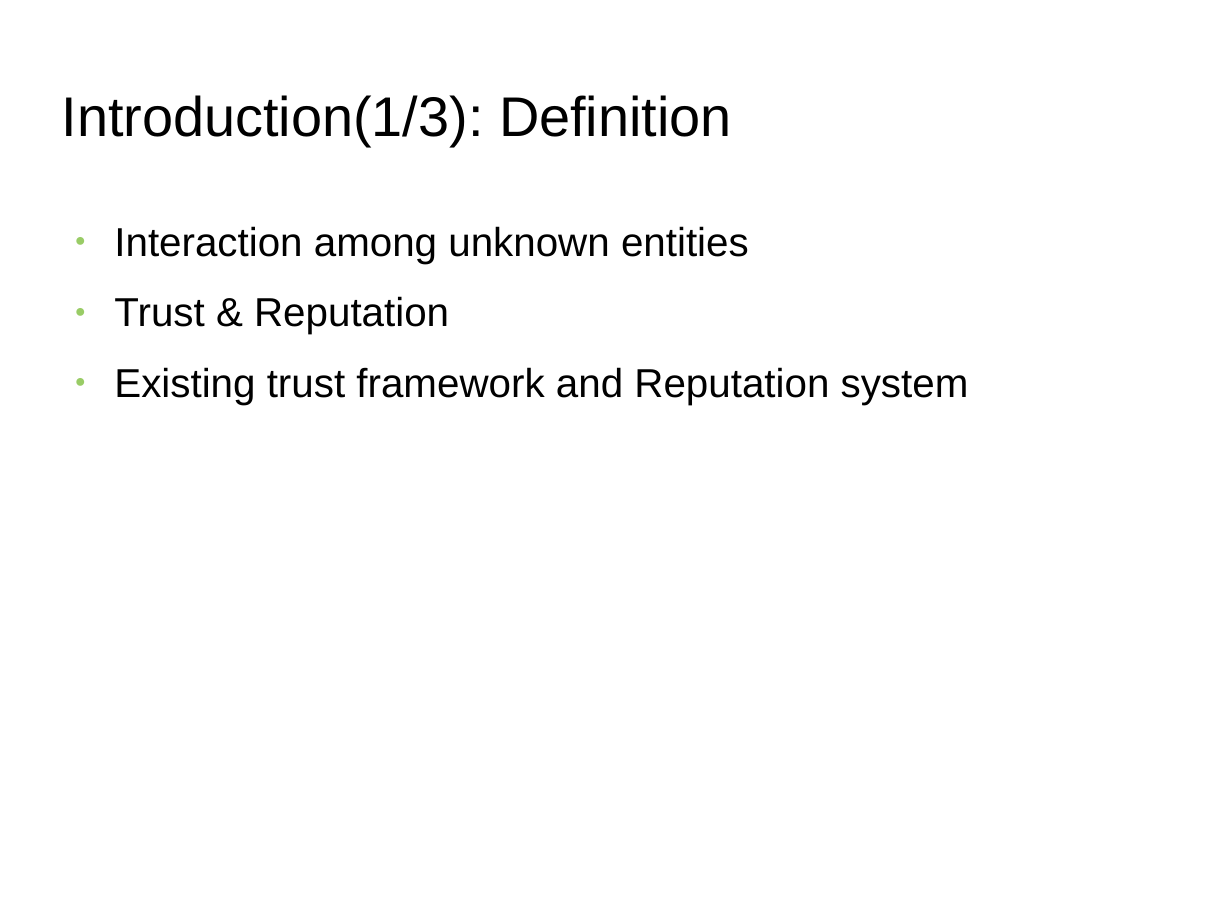
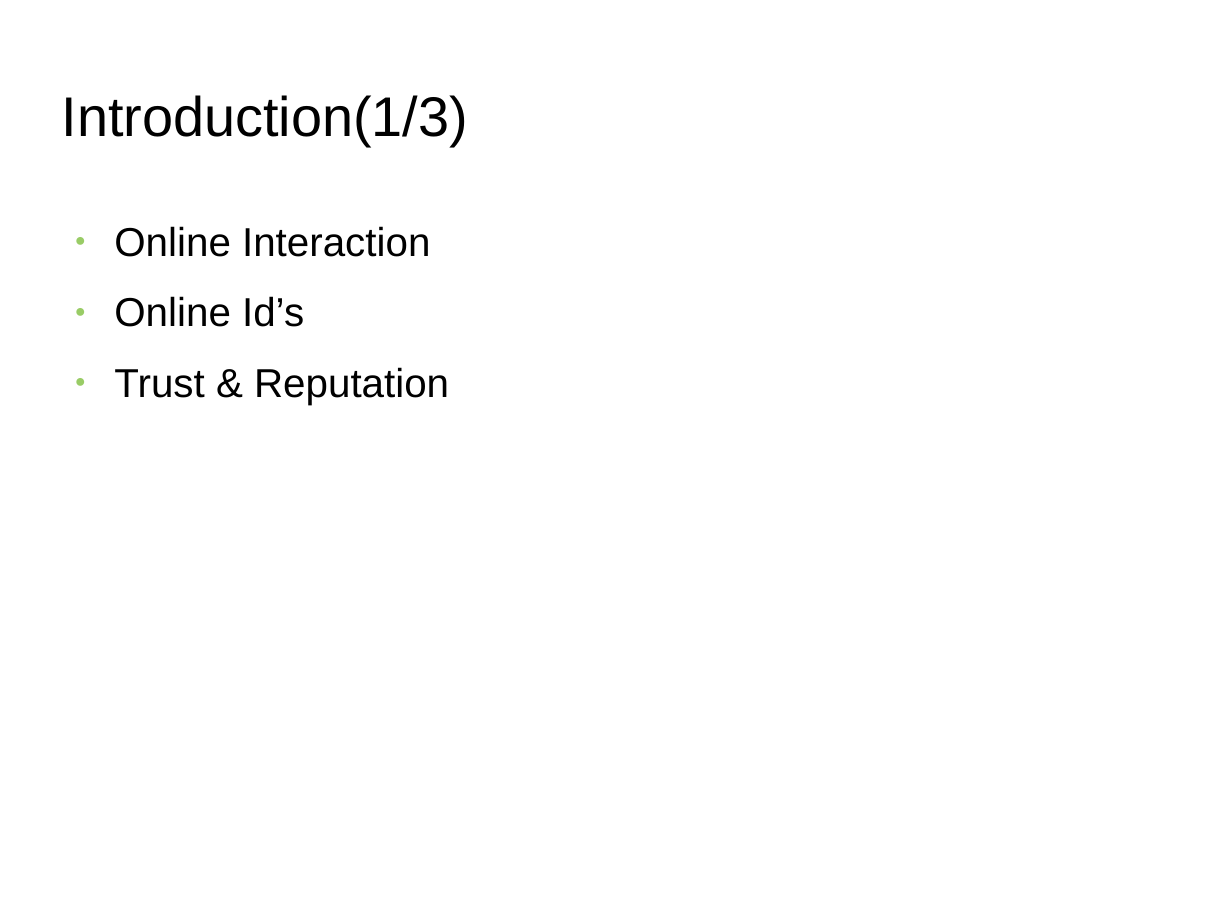
Before and after one commit to s2-t2/blockchain_reputation_system, a slide deck: slide 3 of documents/Presentation/Presentation.odp. Drawn at 1232x924 pixels with LibreOffice and Linux fonts; fonts in the diff are those of the drawing; background and template pictures are left out. Boxes give left, top, right and bottom in pixels: in the first picture for what was removed or moved away, otherwise in the second. Text is boxed around its words. In the diff, an @@ line names an element or a change of style, - is before the commit and + after.

```diff
--- a/documents/Presentation/Presentation.odp
+++ b/documents/Presentation/Presentation.odp
@@ title at [62, 95, 469, 146]: text changed @@
-Introduction(1/3): Definition
+Introduction(1/3)
@@ text at [114, 226, 430, 327]: text changed @@
-● Interaction among unknown entities
+● Online Interaction
+● Online Id’s
@@ text at [114, 367, 969, 405]: paragraph removed @@
-● Existing trust framework and Reputation system
```
Also in this commit, not shown: 5 other slides changed, 17 slides added, 5 slides removed, 10 other files.
